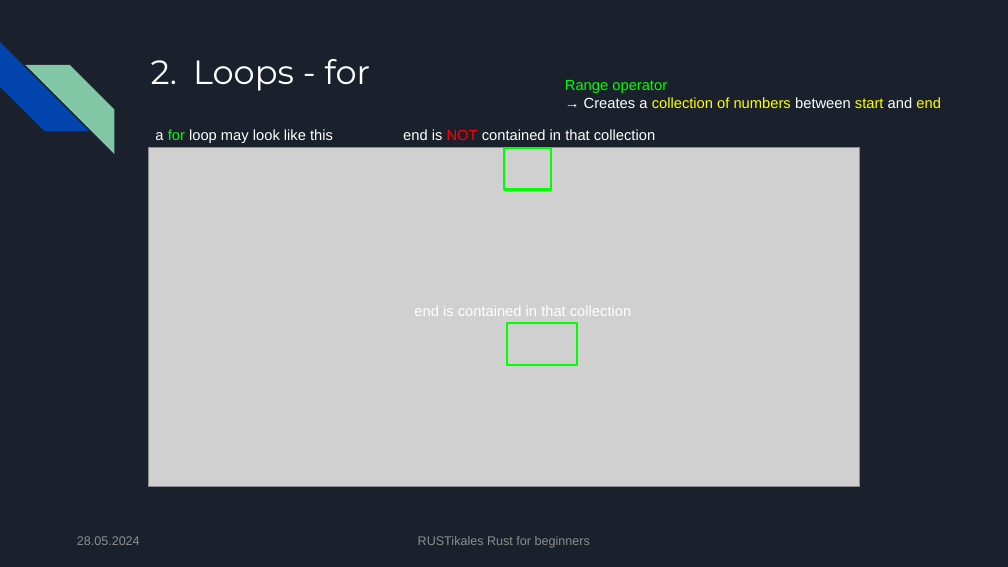
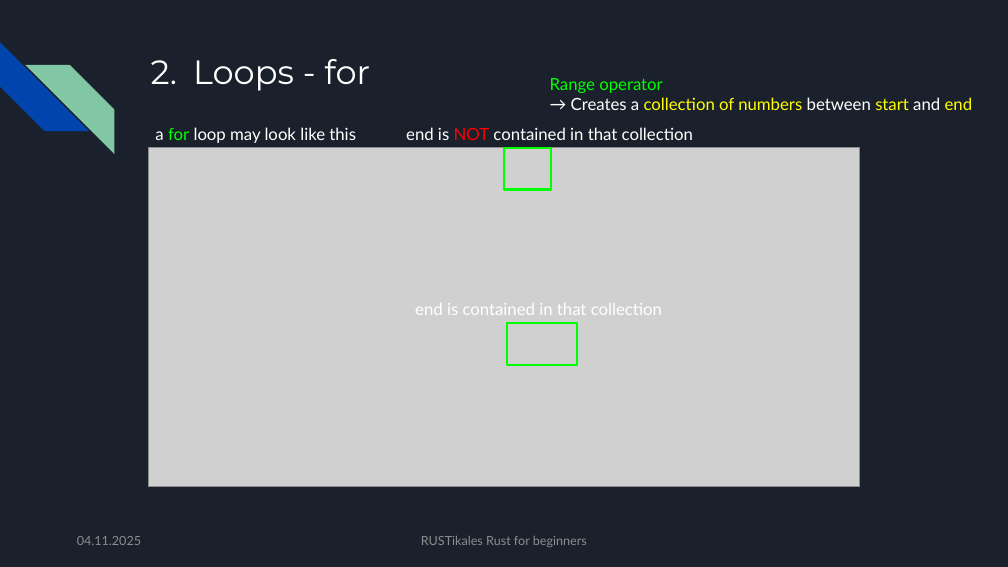
Before and after one commit to pfhaupt/progkurs, a slide deck: slide 134 of rust-beginner/04 - loop, while, for/04 - original.pptx. Drawn at 1008x567 pixels with LibreOffice and Linux fonts; fonts in the diff are those of the drawing; grey boxes stand for pictures. Boxes give left, top, right and bottom in pixels: in the first picture for what was removed or moved away, otherwise in the second. Text is boxed around its words. In the diff, an @@ line names an element or a change of style, - is before the commit and + after.

Commit message:
[R-B-04] Update slides
- Add section about `break` and `continue`
- Increase font size
- Instead of mixing Arial and Lato, we're now only using Lato as a text font

```diff
--- a/rust-beginner/04 - loop, while, for/04 - original.pptx
+++ b/rust-beginner/04 - loop, while, for/04 - original.pptx
@@ text "Range operator" moved from (x1=565, y1=80, x2=941, y2=108) to (x1=550, y1=78, x2=973, y2=110) @@
@@ size 14 to 16 pt, font Arial to Lato in 4 elements at (x1=550, y1=78, x2=973, y2=110), (x1=415, y1=303, x2=662, y2=315), (x1=155, y1=127, x2=356, y2=143), (x1=406, y1=127, x2=693, y2=140) @@
@@ text at (x1=77, y1=536, x2=141, y2=545): text changed; font Arial to Lato @@
-28.05.2024
+04.11.2025
@@ text "RUSTikales Rust for beginners" at (x1=421, y1=536, x2=587, y2=547): font Arial to Lato @@
```
Also in this commit, not shown: 176 other slides changed, 28 slides added, 1 slide removed, 1 other file.
